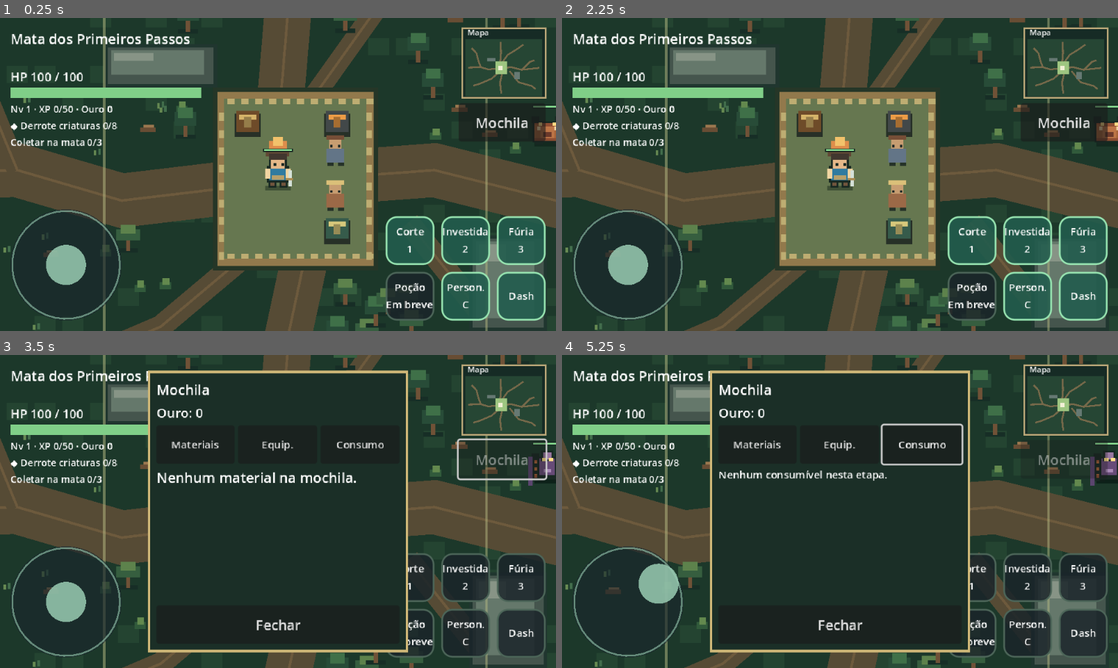
Above: before the commit, frames 1-4 (two rows, left to right).
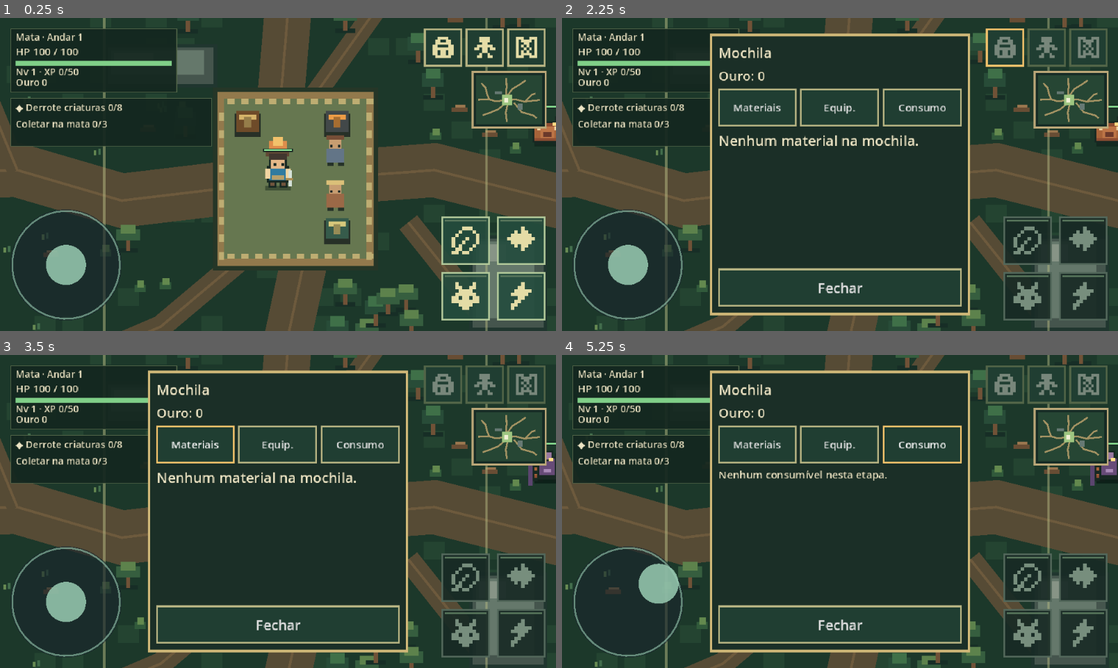
Above: after the commit, the same moments.

Repository: thiagohugo12-dotcom/arveon
Game: Godot game, scene res://scenes/main.tscn
Same seed, same stepped clock (60 frames per second), same inputs: the game is played once before the commit and once after it.
Inputs (mouse positions are in pixels of both pictures, inside the frame that each line leads up to):
- Up to frame 1 (0.25 s): no input
- Up to frame 2 (2.25 s): click (1062, 121) at 0.5 s, where only the run before the commit has a clickable "Mochila"; click (840, 287) at 1.25 s, where only the run before the commit has a clickable "Fechar"; click (1006, 46) at 2.02 s
- Up to frame 3 (3.5 s): click "Mochila" (after the commit: "Materiais") at 2.75 s
- Up to frame 4 (5.25 s): click "Equip." at 3.5 s; click "Consumo" at 4.25 s; tap Enter at 5 s; drag from (628, 602) to (895, 442) at 5.02 s

The runs differ from the first frame. In frame 1, 14% of the frame differs, in the area x 1-99%, y 2-97%; in frame 2, 43%; in frame 3, 21%; in frame 4, 21%.

Commit message:
feat(ui): reorganiza controles mobile e mapa na v0.3.1

Diff:
--- a/scripts/main.gd
+++ b/scripts/main.gd
@@ -65,6 +65,7 @@
 	hud.interact_pressed.connect(_interact)
 	hud.inventory_toggled.connect(_toggle_inventory)
 	hud.character_toggled.connect(_toggle_character)
+	hud.map_toggled.connect(_toggle_map)
 	hud.skill_pressed.connect(_use_skill)
 	hud.rpg_action.connect(_rpg_action)
 	hud.station_action.connect(_station_action)
@@ -214,13 +215,13 @@
 		hud.close_inventory()
 		input_driver.blocked = false
 		station_nearby = ""
-	elif player.health.is_alive() and not hud.station_panel.visible and not hud.rpg_panel.visible:
+	elif player.health.is_alive() and not hud.station_panel.visible and not hud.rpg_panel.visible and not hud.map_panel.visible:
 		input_driver.reset()
 		input_driver.blocked = true
 		hud.show_inventory(progress)
 
 func _interact() -> void:
-	if not player.health.is_alive() or hud.station_panel.visible or hud.inventory_open or hud.rpg_panel.visible:
+	if not player.health.is_alive() or hud.station_panel.visible or hud.inventory_open or hud.rpg_panel.visible or hud.map_panel.visible:
 		return
 	var found := _interaction_target()
 	match found.get("kind", ""):
@@ -300,6 +301,10 @@
 func _input(event: InputEvent) -> void:
 	if event.is_echo():
 		return
+	if event is InputEventKey and event.pressed and event.physical_keycode == KEY_M:
+		_toggle_map()
+		get_viewport().set_input_as_handled()
+		return
 	if event.is_action_pressed("character"):
 		_toggle_character()
 		get_viewport().set_input_as_handled()
@@ -310,7 +315,9 @@
 			get_viewport().set_input_as_handled()
 			return
 	if event.is_action_pressed("ui_cancel"):
-		if hud.rpg_panel.visible:
+		if hud.map_panel.visible:
+			_toggle_map()
+		elif hud.rpg_panel.visible:
 			_toggle_character()
 		elif hud.inventory_open:
 			_toggle_inventory()
@@ -319,7 +326,9 @@
 		get_viewport().set_input_as_handled()
 		return
 	if event.is_action_pressed("interact") and not event.is_echo():
-		if hud.rpg_panel.visible:
+		if hud.map_panel.visible:
+			_toggle_map()
+		elif hud.rpg_panel.visible:
 			_toggle_character()
 		elif hud.inventory_open:
 			_toggle_inventory()
@@ -338,10 +347,20 @@
 		hud.close_character()
 		input_driver.blocked = false
 		station_nearby = ""
-	elif player.health.is_alive() and not hud.inventory_open and not hud.station_panel.visible:
+	elif player.health.is_alive() and not hud.inventory_open and not hud.station_panel.visible and not hud.map_panel.visible:
 		input_driver.reset()
 		input_driver.blocked = true
 		hud.show_character(progress)
+
+func _toggle_map() -> void:
+	if hud.map_panel.visible:
+		hud.close_map()
+		input_driver.blocked = false
+		station_nearby = ""
+	elif player.health.is_alive() and not hud.inventory_open and not hud.station_panel.visible and not hud.rpg_panel.visible:
+		input_driver.reset()
+		input_driver.blocked = true
+		hud.show_map(progress)
 
 func _rpg_action(action: String, id: String, expected: int) -> void:
 	if not player.health.is_alive():
--- a/tests/rpg_tests.gd
+++ b/tests/rpg_tests.gd
@@ -235,7 +235,7 @@
 		suite.check(player.skill_cooldowns[0] > 0.0 and not hud.actions[0].enabled, "touch skill activates and exposes cooldown %s" % size)
 		skill_touch.pressed = false
 		hud.actions[0]._input(skill_touch)
-		suite.check(not hud.actions[4].get_rect().intersects(hud.joystick.get_rect()) and not hud.actions[0].get_rect().intersects(hud.minimap.get_rect()), "RPG controls avoid joystick and minimap %s" % size)
+		suite.check(not hud.character_button.get_rect().intersects(hud.joystick.get_rect()) and not hud.actions[0].get_rect().intersects(hud.minimap.get_rect()), "RPG controls avoid joystick and minimap %s" % size)
 	# Real raw ScreenDrag must scroll when mouse-from-touch emulation is disabled.
 	for item: String in GameProgress.ITEMS:
 		p.add_item(item)
--- a/tests/run_tests.gd
+++ b/tests/run_tests.gd
@@ -419,7 +419,7 @@
 	check(not hud.minimap.get_global_rect().intersects(hud.inventory_button.get_global_rect()) and not hud.minimap.get_global_rect().intersects(hud.dash_button.get_global_rect()), "landscape minimap avoids bag and dash controls")
 	hud.size = Vector2(360, 640)
 	hud._layout()
-	check(hud.minimap.size == Vector2(96, 80) and not hud.minimap.get_global_rect().intersects(hud.inventory_button.get_global_rect()) and not hud.minimap.get_global_rect().intersects(hud.joystick.get_global_rect()), "compact portrait minimap avoids bag and joystick")
+	check(hud.minimap.size == Vector2(84, 64) and not hud.minimap.get_global_rect().intersects(hud.inventory_button.get_global_rect()) and not hud.minimap.get_global_rect().intersects(hud.joystick.get_global_rect()), "compact portrait minimap avoids bag and joystick")
 	bag_touch.position = hud.inventory_button.global_position + hud.inventory_button.size * 0.5
 	hud._input(bag_touch)
 	await frames()
--- a/ui/action_button.gd
+++ b/ui/action_button.gd
@@ -6,9 +6,15 @@
 var touch_index: int = -1
 var title: String = ""
 var caption: Label
+var icon := ""
+var recharge := 0.0
+var active := false
+var style: StyleBoxFlat
 
 func _ready() -> void:
 	mouse_filter = Control.MOUSE_FILTER_STOP
+	style = StyleBoxFlat.new()
+	style.set_border_width_all(2)
 	caption = Label.new()
 	caption.set_anchors_and_offsets_preset(Control.PRESET_FULL_RECT)
 	caption.autowrap_mode = TextServer.AUTOWRAP_WORD_SMART
@@ -22,6 +28,7 @@
 func set_caption(value: String) -> void:
 	if is_instance_valid(caption):
 		caption.text = value
+		caption.visible = icon.is_empty() or not value.is_empty()
 	queue_redraw()
 
 func _input(event: InputEvent) -> void:
@@ -44,13 +51,26 @@
 	if what == NOTIFICATION_APPLICATION_FOCUS_OUT:
 		touch_index = -1
 
+func set_recharge(left: float, total: float, glowing: bool = false) -> void:
+	var fraction := snappedf(clampf(left / maxf(total, 0.001), 0.0, 1.0), 0.01)
+	var label := "%.1fs" % snappedf(left, 0.1) if left > 0.0 else ""
+	if recharge != fraction or active != glowing or caption.text != label:
+		recharge = fraction
+		active = glowing
+		set_caption(label)
+
 func _draw() -> void:
-	draw_style_box(_style(), Rect2(Vector2.ZERO, size))
-
-func _style() -> StyleBoxFlat:
-	var style := StyleBoxFlat.new()
-	style.bg_color = Color(0.13, 0.36, 0.3, 0.9) if enabled else Color(0.1, 0.14, 0.16, 0.85)
-	style.set_border_width_all(2)
-	style.border_color = Color(0.6, 0.9, 0.7) if enabled else Color(0.3, 0.4, 0.35)
-	style.set_corner_radius_all(12)
-	return style
+	if style == null:
+		return
+	style.bg_color = Color("#244b3deb") if enabled else Color("#182a25eb")
+	style.border_color = Color("#f2c26b") if active else Color("#b2c99a") if enabled else Color("#53685b")
+	draw_style_box(style, Rect2(Vector2.ZERO, size))
+	draw_rect(Rect2(4, 4, size.x - 8, 2), Color("#57755b"))
+	if not icon.is_empty():
+		PixelIcon.paint(self, icon, Rect2(Vector2(12, 8), size - Vector2(24, 16)), Color("#e4dca6") if enabled or active else Color("#778e7d"))
+		if recharge > 0.0:
+			draw_rect(Rect2(4, 4, size.x - 8, (size.y - 8) * recharge), Color("#0a171ec7"))
+			draw_rect(Rect2(4, size.y - 6, (size.x - 8) * (1.0 - recharge), 2), Color("#e2b969"))
+		caption.add_theme_color_override("font_color", Color("#fff0ce"))
+		caption.add_theme_color_override("font_outline_color", Color("#14231d"))
+		caption.add_theme_constant_override("outline_size", 3)
--- a/ui/hud.gd
+++ b/ui/hud.gd
@@ -8,6 +8,7 @@
 signal station_action(action: String, item: String)
 signal panel_closed
 signal inventory_toggled
+signal map_toggled
 signal character_toggled
 signal skill_pressed(index: int)
 signal rpg_action(action: String, id: String, expected: int)
@@ -28,6 +29,14 @@
 var mission_label: Label
 var loot_label: Label
 var inventory_button: Button
+var character_button: PixelMenuButton
+var map_button: PixelMenuButton
+var map_panel: PanelContainer
+var expanded_map: MiniMap
+var map_close: Button
+var gold_label: Label
+var info_back: Panel
+var mission_back: Panel
 var inventory_panel: PanelContainer
 var inventory_gold: Label
 var inventory_list: VBoxContainer
@@ -53,14 +62,27 @@
 func _ready() -> void:
 	set_anchors_and_offsets_preset(Control.PRESET_FULL_RECT)
 	mouse_filter = Control.MOUSE_FILTER_IGNORE
+	theme = _pixel_theme()
+	info_back = Panel.new()
+	info_back.mouse_filter = Control.MOUSE_FILTER_IGNORE
+	info_back.add_theme_stylebox_override("panel", _compact_style())
+	add_child(info_back)
+	mission_back = Panel.new()
+	mission_back.mouse_filter = Control.MOUSE_FILTER_IGNORE
+	mission_back.add_theme_stylebox_override("panel", _compact_style())
+	add_child(mission_back)
+	gold_label = Label.new()
+	gold_label.add_theme_font_size_override("font_size", 11)
+	gold_label.mouse_filter = Control.MOUSE_FILTER_IGNORE
+	add_child(gold_label)
 	heading = Label.new()
-	heading.text = "Mata dos Primeiros Passos"
-	heading.add_theme_font_size_override("font_size", 16)
+	heading.text = "Mata · Andar 1"
+	heading.add_theme_font_size_override("font_size", 11)
 	heading.autowrap_mode = TextServer.AUTOWRAP_WORD_SMART
 	heading.mouse_filter = Control.MOUSE_FILTER_IGNORE
 	add_child(heading)
 	hp_label = Label.new()
-	hp_label.add_theme_font_size_override("font_size", 14)
+	hp_label.add_theme_font_size_override("font_size", 12)
 	hp_label.mouse_filter = Control.MOUSE_FILTER_IGNORE
 	add_child(hp_label)
 	hp_bar = ProgressBar.new()
@@ -82,13 +104,47 @@
 	loot_label.autowrap_mode = TextServer.AUTOWRAP_WORD_SMART
 	add_child(loot_label)
 	minimap = MiniMap.new()
-	minimap.size = Vector2(96, 80)
+	minimap.size = Vector2(84, 64)
 	add_child(minimap)
-	inventory_button = Button.new()
-	inventory_button.text = "Mochila"
-	inventory_button.custom_minimum_size = Vector2(100, 44)
+	inventory_button = PixelMenuButton.new()
+	inventory_button.glyph = "bag"
+	inventory_button.tooltip_text = "Mochila"
+	inventory_button.custom_minimum_size = Vector2(44, 44)
 	inventory_button.pressed.connect(func(): inventory_toggled.emit())
 	add_child(inventory_button)
+	character_button = PixelMenuButton.new()
+	character_button.glyph = "character"
+	character_button.tooltip_text = "Personagem · C"
+	character_button.pressed.connect(func(): character_toggled.emit())
+	add_child(character_button)
+	map_button = PixelMenuButton.new()
+	map_button.glyph = "map"
+	map_button.tooltip_text = "Mapa · M"
+	map_button.pressed.connect(func(): map_toggled.emit())
+	add_child(map_button)
+	map_panel = PanelContainer.new()
+	map_panel.z_index = 10
+	map_panel.visible = false
+	map_panel.add_theme_stylebox_override("panel", _panel_style())
+	add_child(map_panel)
+	var map_column := VBoxContainer.new()
+	map_panel.add_child(map_column)
+	var map_title := Label.new()
+	map_title.text = "Mapa · Mata dos Primeiros Passos"
+	map_title.add_theme_font_size_override("font_size", 12)
+	map_column.add_child(map_title)
+	expanded_map = MiniMap.new()
+	expanded_map.size_flags_vertical = Control.SIZE_EXPAND_FILL
+	map_column.add_child(expanded_map)
+	var legend := Label.new()
+	legend.text = "● Você · Verde: acampamento\nColetas e baús: somente os descobertos"
+	legend.add_theme_font_size_override("font_size", 11)
+	map_column.add_child(legend)
+	map_close = Button.new()
+	map_close.text = "Fechar"
+	map_close.custom_minimum_size.y = 44
+	map_close.pressed.connect(func(): map_toggled.emit())
+	map_column.add_child(map_close)
 	inventory_panel = PanelContainer.new()
 	inventory_panel.z_index = 10
 	inventory_panel.visible = false
@@ -151,10 +207,13 @@
 	for i in range(3):
 		actions[i].enabled = true
 		actions[i].activated.connect(func(): skill_pressed.emit(i))
-		actions[4].visible = true
-		actions[4].enabled = true
-		actions[4].set_caption("Person.\nC")
-		actions[4].activated.connect(func(): character_toggled.emit())
+	for i in [3, 4]:
+		actions[i].hide()
+		actions[i].enabled = false
+	for i in [0, 1, 2, 5]:
+		actions[i].icon = ["cut", "charge", "fury", "", "", "dash"][i]
+		actions[i].tooltip_text = ["Corte Circular", "Investida", "Fúria Ancestral", "", "", "Dash"][i]
+		actions[i].set_caption("")
 	interact_button = TouchActionButton.new()
 	interact_button.title = "Interagir"
 	interact_button.size = Vector2(120, 52)
@@ -213,26 +272,41 @@
 			margin.y += float(safe.position.y) / screen.y * size.y
 			bottom_inset += float(screen.y - safe.end.y) / screen.y * size.y
 			right_inset += float(screen.x - safe.end.x) / screen.x * size.x
-	minimap.position = Vector2(size.x - right_inset - minimap.size.x, margin.y)
-	var information_width := minimap.position.x - margin.x - 8.0
-	heading.position = margin
-	heading.size = Vector2(information_width, 44)
-	hp_label.position = Vector2(margin.x, margin.y + 46)
-	hp_bar.position = Vector2(margin.x, margin.y + 68)
-	hp_bar.size = Vector2(minf(220, information_width), 12)
-	progress_label.position = Vector2(margin.x, margin.y + 85)
-	progress_label.size = Vector2(information_width, 20)
-	mission_label.position = Vector2(margin.x, margin.y + 104)
-	mission_label.size = Vector2(information_width, 52)
+	var menu_x := size.x - right_inset - 140
+	for i in range(3):
+		var button: Button = [inventory_button, character_button, map_button][i]
+		button.position = Vector2(menu_x + i * 48, margin.y)
+		button.size = Vector2(44, 44)
+	minimap.position = Vector2(size.x - right_inset - minimap.size.x, margin.y + 50)
+	var information_width := minf(192, menu_x - margin.x - 8)
+	info_back.position = margin
+	info_back.size = Vector2(information_width, 74)
+	heading.position = margin + Vector2(6, 2)
+	heading.size = Vector2(information_width - 12, 16)
+	hp_label.position = margin + Vector2(6, 18)
+	hp_label.size = Vector2(information_width - 12, 18)
+	gold_label.position = margin + Vector2(6, 54)
+	gold_label.size = Vector2(information_width - 12, 16)
+	hp_bar.position = margin + Vector2(6, 37)
+	hp_bar.size = Vector2(information_width - 12, 6)
+	progress_label.position = margin + Vector2(6, 42)
+	progress_label.size = Vector2(information_width - 12, 16)
+	var mission_width := minf(232, minimap.position.x - margin.x - 8)
+	mission_back.position = margin + Vector2(0, 80)
+	mission_back.size = Vector2(mission_width, 56)
+	mission_label.position = mission_back.position + Vector2(6, 3)
+	mission_label.size = mission_back.size - Vector2(12, 6)
 	mission_label.autowrap_mode = TextServer.AUTOWRAP_WORD_SMART
-	loot_label.position = Vector2(margin.x, margin.y + 159)
-	loot_label.size = Vector2(information_width, 42)
-	inventory_button.position = Vector2(size.x - right_inset - 100, minimap.position.y + minimap.size.y + 6)
+	loot_label.position = Vector2(margin.x, margin.y + 140)
+	loot_label.size = Vector2(minf(320, size.x - margin.x - right_inset), 42)
+	map_panel.size = Vector2(minf(340, size.x - margin.x - right_inset - 12), minf(400, size.y - margin.y - bottom_inset - 12))
+	map_panel.position = (size - map_panel.size) * 0.5
 	inventory_panel.size = Vector2(minf(300, size.x - margin.x - right_inset - 12), minf(330, size.y - margin.y - bottom_inset - 12))
 	inventory_panel.position = (size - inventory_panel.size) * 0.5
 	joystick.position = Vector2(margin.x, size.y - bottom_inset - joystick.size.y)
-	for i in range(actions.size()):
-		actions[i].position = Vector2(size.x - right_inset - 184 + (i % 3) * 64, size.y - bottom_inset - 120 + (i / 3) * 64)
+	for slot in range(4):
+		var i: int = [0, 1, 2, 5][slot]
+		actions[i].position = Vector2(size.x - right_inset - 120 + (slot % 2) * 64, size.y - bottom_inset - 120 + (slot / 2) * 64)
 	interact_button.position = Vector2(size.x * 0.5 - 60, size.y - bottom_inset - (185 if size.y > size.x else 67))
 	station_panel.size = Vector2(minf(340, size.x - margin.x - right_inset - 12), minf(320, size.y - margin.y - bottom_inset - 12))
 	station_panel.position = (size - station_panel.size) * 0.5
@@ -279,7 +353,7 @@
 	mission_label.text = "◆ " + value.replace("Missão comum: ", "")
 
 func show_inventory(progress: GameProgress) -> void:
-	if station_panel.visible or restart.visible or rpg_panel.visible:
+	if station_panel.visible or restart.visible or rpg_panel.visible or map_panel.visible:
 		return
 	inventory_open = true
 	inventory_category = 0
@@ -352,10 +426,11 @@
 	interact_button.visible = false
 	restart.show()
 	rpg_panel.hide()
+	map_panel.hide()
 	_sync_controls()
 
 func set_nearby_station(name: String) -> void:
-	interact_button.enabled = not name.is_empty() and not restart.visible and not station_panel.visible and not inventory_open and not rpg_panel.visible
+	interact_button.enabled = not name.is_empty() and not restart.visible and not station_panel.visible and not inventory_open and not rpg_panel.visible and not map_panel.visible
 	interact_button.visible = interact_button.enabled
 	interact_button.set_caption(("E · Guardião\nOpcional" if name == "Desafiar Guardião (opcional)" else "E · " + name) if interact_button.enabled else "Interagir")
 
@@ -483,6 +558,10 @@
 	if restart.visible:
 		_activate_touch_button(restart, event.position)
 		return
+	if map_panel.visible:
+		_activate_touch_button(map_close, event.position)
+		get_viewport().set_input_as_handled()
+		return
 	if rpg_panel.visible:
 		if _activate_touch_button(rpg_panel.close_button, event.position):
 			return
@@ -497,8 +576,10 @@
 			_begin_scroll(inventory_scroll, event)
 		get_viewport().set_input_as_handled()
 		return
-	if not station_panel.visible and _activate_touch_button(inventory_button, event.position):
-		return
+	if not station_panel.visible:
+		for button in [inventory_button, character_button, map_button]:
+			if _activate_touch_button(button, event.position):
+				return
 	if not station_panel.visible:
 		return
 	if station_name == "Ferreiro":
@@ -540,15 +621,17 @@
 	var rounded := snappedf(value, 0.1)
 	if rounded != cooldown:
 		cooldown = rounded
-		dash_button.set_caption("Dash" if value <= 0.0 else "Dash\n%.1fs" % value)
+		dash_button.set_recharge(value, 0.8)
 
 func _sync_controls() -> void:
 	scroll_touch = -1
 	touch_scroll = null
-	var blocked := inventory_open or station_panel.visible or rpg_panel.visible or restart.visible
+	var blocked := inventory_open or station_panel.visible or rpg_panel.visible or map_panel.visible or restart.visible
+	for button in [inventory_button, character_button, map_button]:
+		button.disabled = blocked
 	joystick.reset()
 	joystick.set_process_input(not blocked)
-	for i in [0, 1, 2, 4, 5]:
+	for i in [0, 1, 2, 5]:
 		actions[i].enabled = not blocked and (i >= 3 or skill_available[i])
 		actions[i].touch_index = -1
 		actions[i].queue_redraw()
@@ -557,7 +640,7 @@
 		interact_button.hide()
 
 func show_character(progress: GameProgress) -> void:
-	if inventory_open or station_panel.visible or restart.visible:
+	if inventory_open or station_panel.visible or restart.visible or map_panel.visible:
 		return
 	rpg_panel.show()
 	rpg_panel.refresh(progress)
@@ -570,21 +653,57 @@
 
 func set_rpg_status(progress: GameProgress, player: PlayerActor) -> void:
 	var lvl := progress.level()
-	progress_label.text = "Nv %d · XP %d/%d · Ouro %d" % [lvl, progress.xp - RPGRules.xp_floor(lvl), RPGRules.cost_to_level(lvl), progress.gold] if lvl < RPGRules.MAX_LEVEL else "Nv %d · Ouro %d" % [RPGRules.MAX_LEVEL, progress.gold]
-	var names := ["Corte", "Investida", "Fúria"]
-	var blocked := inventory_open or station_panel.visible or rpg_panel.visible or restart.visible
+	progress_label.text = "Nv %d · XP %d/%d" % [lvl, progress.xp - RPGRules.xp_floor(lvl), RPGRules.cost_to_level(lvl)] if lvl < RPGRules.MAX_LEVEL else "Nv %d · Nível máximo" % RPGRules.MAX_LEVEL
+	gold_label.text = "Ouro %d" % progress.gold
+	character_button.notification = progress.attribute_points_available() > 0
+	expanded_map.update_player(player.global_position)
+	var blocked := inventory_open or station_panel.visible or rpg_panel.visible or map_panel.visible or restart.visible
 	for i in range(3):
 		var left := player.skill_cooldowns[i]
-		var caption: String = names[i] + ("\n%.1fs" % snappedf(left, 0.1) if left > 0.0 else "\n%d" % (i + 1))
-		if i == 2 and player.fury_left > 0.0:
-			caption = "Fúria\nAtiva"
-		if actions[i].caption.text != caption:
-			actions[i].set_caption(caption)
+		actions[i].set_recharge(left, [5.0, 8.0, 35.0][i] * player.cooldown_factor, i == 2 and player.fury_left > 0.0)
 		var enabled := not blocked and left <= 0.0
 		skill_available[i] = left <= 0.0
 		if actions[i].enabled != enabled:
 			actions[i].enabled = enabled
 			actions[i].queue_redraw()
+
+func show_map(progress: GameProgress) -> void:
+	if inventory_open or station_panel.visible or rpg_panel.visible or restart.visible:
+		return
+	expanded_map.progress = progress
+	expanded_map.player_position = minimap.player_position
+	expanded_map.queue_redraw()
+	map_panel.show()
+	_sync_controls()
+	_layout()
+
+func close_map() -> void:
+	map_panel.hide()
+	_sync_controls()
+
+func _compact_style() -> StyleBoxFlat:
+	var style := StyleBoxFlat.new()
+	style.bg_color = Color("#14271fee")
+	style.set_border_width_all(1)
+	style.border_color = Color("#526548")
+	return style
+
+func _pixel_theme() -> Theme:
+	var result := Theme.new()
+	for state in ["normal", "hover", "pressed", "disabled", "focus"]:
+		var style := StyleBoxFlat.new()
+		style.bg_color = Color("#203e32") if state != "pressed" else Color("#405b3b")
+		style.border_color = Color("#b6b382") if state != "disabled" else Color("#526548")
+		style.set_border_width_all(2)
+		style.set_content_margin_all(6)
+		if state == "focus":
+			style.bg_color = Color.TRANSPARENT
+			style.border_color = Color("#f2c26b")
+		result.set_stylebox(state, "Button", style)
+	result.set_color("font_color", "Label", Color("#ece4c4"))
+	result.set_color("font_outline_color", "Label", Color("#112219"))
+	result.set_constant("outline_size", "Label", 2)
+	return result
 
 func _add_equipment(id: String, progress: GameProgress, destination: VBoxContainer, in_bag: bool) -> void:
 	var item: Dictionary = RPGRules.EQUIPMENT[id]
--- a/ui/minimap.gd
+++ b/ui/minimap.gd
@@ -10,13 +10,7 @@
 
 func _ready() -> void:
 	mouse_filter = Control.MOUSE_FILTER_IGNORE
-	size = Vector2(96, 80)
-	var title := Label.new()
-	title.text = "Mapa"
-	title.position = Vector2(6, -2)
-	title.add_theme_font_size_override("font_size", 9)
-	title.mouse_filter = Control.MOUSE_FILTER_IGNORE
-	add_child(title)
+	resized.connect(queue_redraw)
 
 func update_player(point: Vector2) -> void:
 	if player_position.distance_squared_to(point) >= 16.0:
@@ -24,18 +18,19 @@
 		queue_redraw()
 
 func _map_point(point: Vector2) -> Vector2:
-	return MAP_ORIGIN + Vector2(clampf(point.x, 0, WORLD_SIZE.x) * MAP_SIZE.x / WORLD_SIZE.x,
-		clampf(point.y, 0, WORLD_SIZE.y) * MAP_SIZE.y / WORLD_SIZE.y)
+	var map_size := size - Vector2(8, 8)
+	return Vector2(4, 4) + Vector2(clampf(point.x, 0, WORLD_SIZE.x) * map_size.x / WORLD_SIZE.x,
+		clampf(point.y, 0, WORLD_SIZE.y) * map_size.y / WORLD_SIZE.y)
 
 func _draw() -> void:
 	draw_rect(Rect2(Vector2.ZERO, size), Color("#162b25"))
 	draw_rect(Rect2(Vector2.ZERO, size), Color("#baa778"), false, 2.0)
-	draw_rect(Rect2(MAP_ORIGIN, MAP_SIZE), Color("#264634"))
+	draw_rect(Rect2(Vector2(4, 4), size - Vector2(8, 8)), Color("#264634"))
 	for trail: Array in FloorView.TRAILS:
 		var points := PackedVector2Array()
 		for point: Vector2 in trail:
 			points.append(_map_point(point))
-		draw_polyline(points, Color("#76694a"), 2.0, false)
+		draw_polyline(points, Color("#a49363"), 2.0, false)
 	for rock: Rect2 in FloorView.ROCKS:
 		var start := _map_point(rock.position)
 		var end := _map_point(rock.end)
--- /dev/null
+++ b/ui/pixel_icon.gd
@@ -0,0 +1,22 @@
+class_name PixelIcon
+extends RefCounted
+
+# Integer cells keep the existing pixel art vocabulary; no textures or per-frame resources.
+const SHAPES := {
+	"bag": ["00111100", "01100110", "01111110", "11000011", "11111111", "11011011", "11011011", "01111110"],
+	"character": ["00111100", "00111100", "00011000", "01111110", "11011011", "00011000", "00100100", "01100110"],
+	"map": ["11100111", "10111101", "10011001", "10101001", "10010101", "10101001", "10111101", "11100111"],
+	"cut": ["00011100", "00100010", "01000001", "10001001", "10010001", "10100010", "01100100", "11011000"],
+	"charge": ["00001000", "00101100", "01111110", "11111111", "01111110", "00101100", "00001000", "00000000"],
+	"fury": ["01000010", "01100110", "00111100", "01111110", "11011011", "11111111", "00111100", "00011000"],
+	"dash": ["00001000", "00011000", "00111110", "01111100", "00011000", "00110000", "01100000", "01000000"]
+}
+
+static func paint(canvas: CanvasItem, id: String, area: Rect2, color: Color) -> void:
+	var cells: Array = SHAPES.get(id, SHAPES.dash)
+	var step := floorf(minf(area.size.x, area.size.y) / 8.0)
+	var origin := (area.position + (area.size - Vector2.ONE * step * 8) * 0.5).floor()
+	for y in range(8):
+		for x in range(8):
+			if cells[y][x] == "1":
+				canvas.draw_rect(Rect2(origin + Vector2(x, y) * step, Vector2.ONE * step), color)
--- /dev/null
+++ b/ui/pixel_menu_button.gd
@@ -0,0 +1,15 @@
+class_name PixelMenuButton
+extends Button
+
+var glyph :=  "bag"
+var notification := false:
+	set(value):
+		if notification != value:
+			notification = value
+			queue_redraw()
+
+func _draw() -> void:
+	PixelIcon.paint(self, glyph, Rect2(Vector2(8, 6), size - Vector2(16, 12)), Color("#e4dca6") if not disabled else Color("#78877b"))
+	if notification:
+		draw_rect(Rect2(size.x - 13, 3, 10, 10), Color("#182921"))
+		draw_rect(Rect2(size.x - 11, 5, 6, 6), Color("#f2c26b"))
